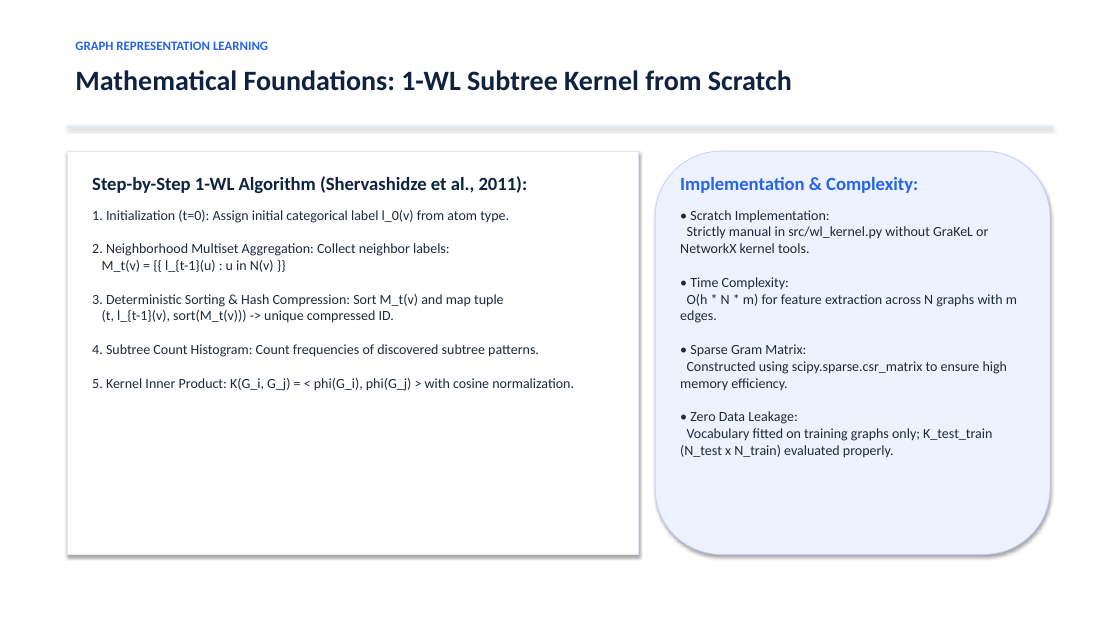
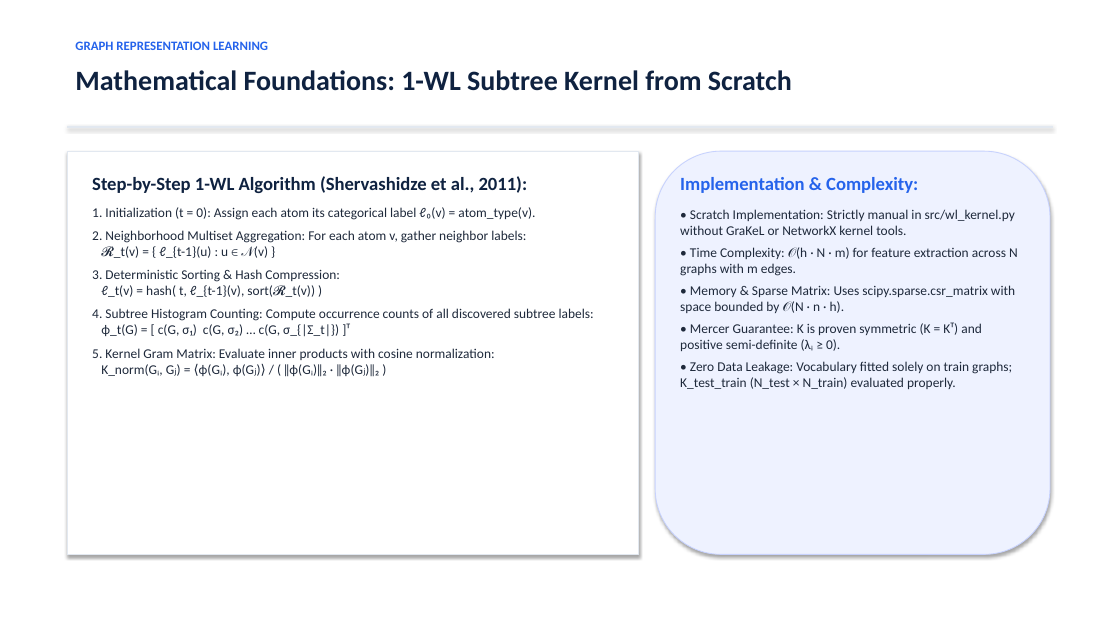
Before and after one commit to Vishal-Karthikeyan-S/Molecular-Graph-Classification-WL-Kernel, a slide deck: slide 3 of reports/Molecular_Graph_Classification_Presentation.pptx. Drawn at 1120x630 pixels with LibreOffice and Linux fonts; fonts in the diff are those of the drawing. Boxes give left, top, right and bottom in pixels: in the first picture for what was removed or moved away, otherwise in the second. Text is boxed around its words. In the diff, an @@ line names an element or a change of style, - is before the commit and + after.

Commit message:
fix: format mathematical equations cleanly across README, presentation, PDF report, and Streamlit app

```diff
--- a/reports/Molecular_Graph_Classification_Presentation.pptx
+++ b/reports/Molecular_Graph_Classification_Presentation.pptx
@@ text at box(92, 207, 594, 377): text changed; size 12 to 11.5 pt @@
-1. Initialization (t=0): Assign initial categorical label l_0(v) from atom type.
-2. Neighborhood Multiset Aggregation: Collect neighbor labels:
-M_t(v) = {{ l_{t-1}(u) : u in N(v) }}
-3. Deterministic Sorting & Hash Compression: Sort M_t(v) and map tuple
-(t, l_{t-1}(v), sort(M_t(v))) -> unique compressed ID.
-4. Subtree Count Histogram: Count frequencies of discovered subtree patterns.
-5. Kernel Inner Product: K(G_i, G_j) = < phi(G_i), phi(G_j) > with cosine normalization.
+1. Initialization (t = 0): Assign each atom its categorical label ℓ₀(v) = atom_type(v).
+2. Neighborhood Multiset Aggregation: For each atom v, gather neighbor labels:
+𝓡_t(v) = { ℓ_{t-1}(u) : u ∈ 𝒩(v) }
+3. Deterministic Sorting & Hash Compression:
+ℓ_t(v) = hash( t, ℓ_{t-1}(v), sort(𝓡_t(v)) )
+4. Subtree Histogram Counting: Compute occurrence counts of all discovered subtree labels:
+ϕ_t(G) = [ c(G, σ₁) c(G, σ₂) … c(G, σ_{|Σ_t|}) ]ᵀ
+5. Kernel Gram Matrix: Evaluate inner products with cosine normalization:
+K_norm(Gᵢ, Gⱼ) = ⟨ϕ(Gᵢ), ϕ(Gⱼ)⟩ / ( ‖ϕ(Gᵢ)‖₂ · ‖ϕ(Gⱼ)‖₂ )
@@ text at box(680, 209, 1018, 389): text changed; size 12 to 11.5 pt @@
-• Scratch Implementation:
-Strictly manual in src/wl_kernel.py without GraKeL or NetworkX kernel tools.
-• Time Complexity:
-O(h * N * m) for feature extraction across N graphs with m edges.
-• Sparse Gram Matrix:
-Constructed using scipy.sparse.csr_matrix to ensure high memory efficiency.
-• Zero Data Leakage:
-Vocabulary fitted on training graphs only; K_test_train (N_test x N_train) evaluated properly.
+• Scratch Implementation: Strictly manual in src/wl_kernel.py without GraKeL or NetworkX kernel tools.
+• Time Complexity: 𝒪(h · N · m) for feature extraction across N graphs with m edges.
+• Memory & Sparse Matrix: Uses scipy.sparse.csr_matrix with space bounded by 𝒪(N · n · h).
+• Mercer Guarantee: K is proven symmetric (K = Kᵀ) and positive semi-definite (λᵢ ≥ 0).
+• Zero Data Leakage: Vocabulary fitted solely on train graphs; K_test_train (N_test × N_train) evaluated properly.
```
Also in this commit, not shown: 1 other slide changed, 5 other files.
